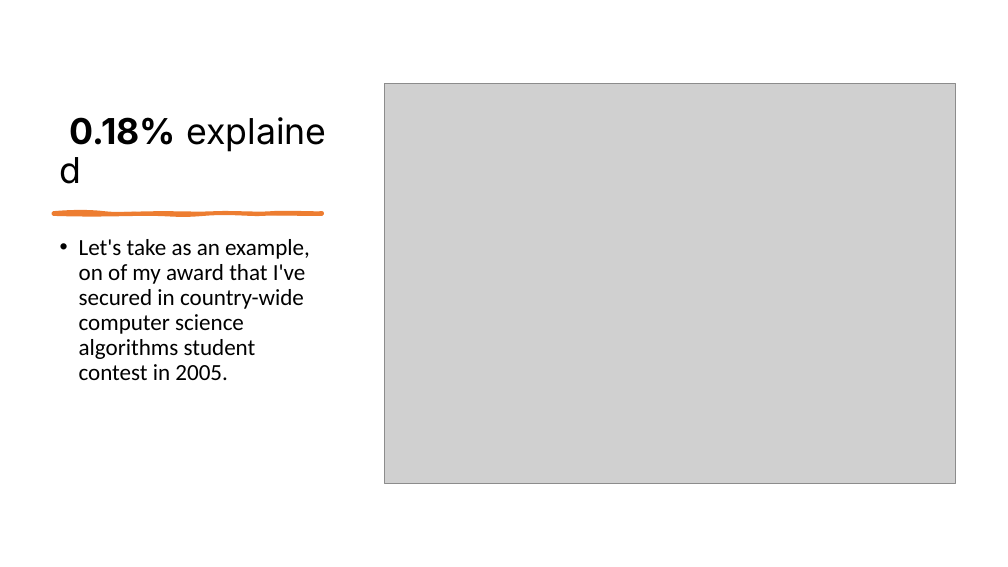
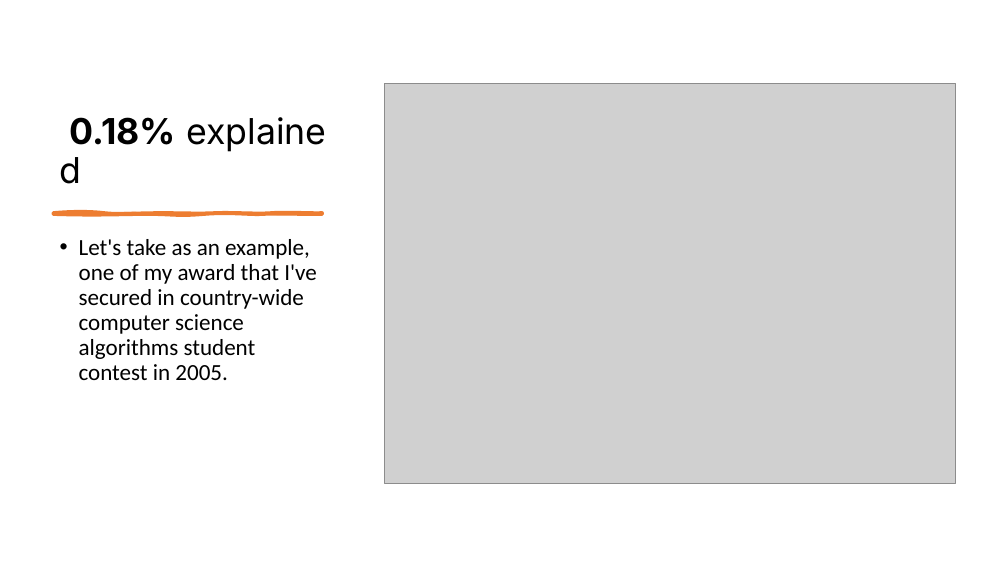
Before and after one commit to amidukr/wiki, a slide deck: slide 2 of attachments/DmytroBrazhnyk-Resume-Attachments.pptx. Drawn at 1008x567 pixels with LibreOffice and Linux fonts; fonts in the diff are those of the drawing; grey boxes stand for pictures. Boxes give left, top, right and bottom in pixels: in the first picture for what was removed or moved away, otherwise in the second. Text is boxed around its words. In the diff, an @@ line names an element or a change of style, - is before the commit and + after.

```diff
--- a/attachments/DmytroBrazhnyk-Resume-Attachments.pptx
+++ b/attachments/DmytroBrazhnyk-Resume-Attachments.pptx
@@ text at (79, 239, 317, 380): text changed @@
-• Let's take as an example, on of my award that I've secured in country-wide computer science algorithms student contest in 2005.
+• Let's take as an example, one of my award that I've secured in country-wide computer science algorithms student contest in 2005.
```
Also in this commit, not shown: 1 other slide changed.
